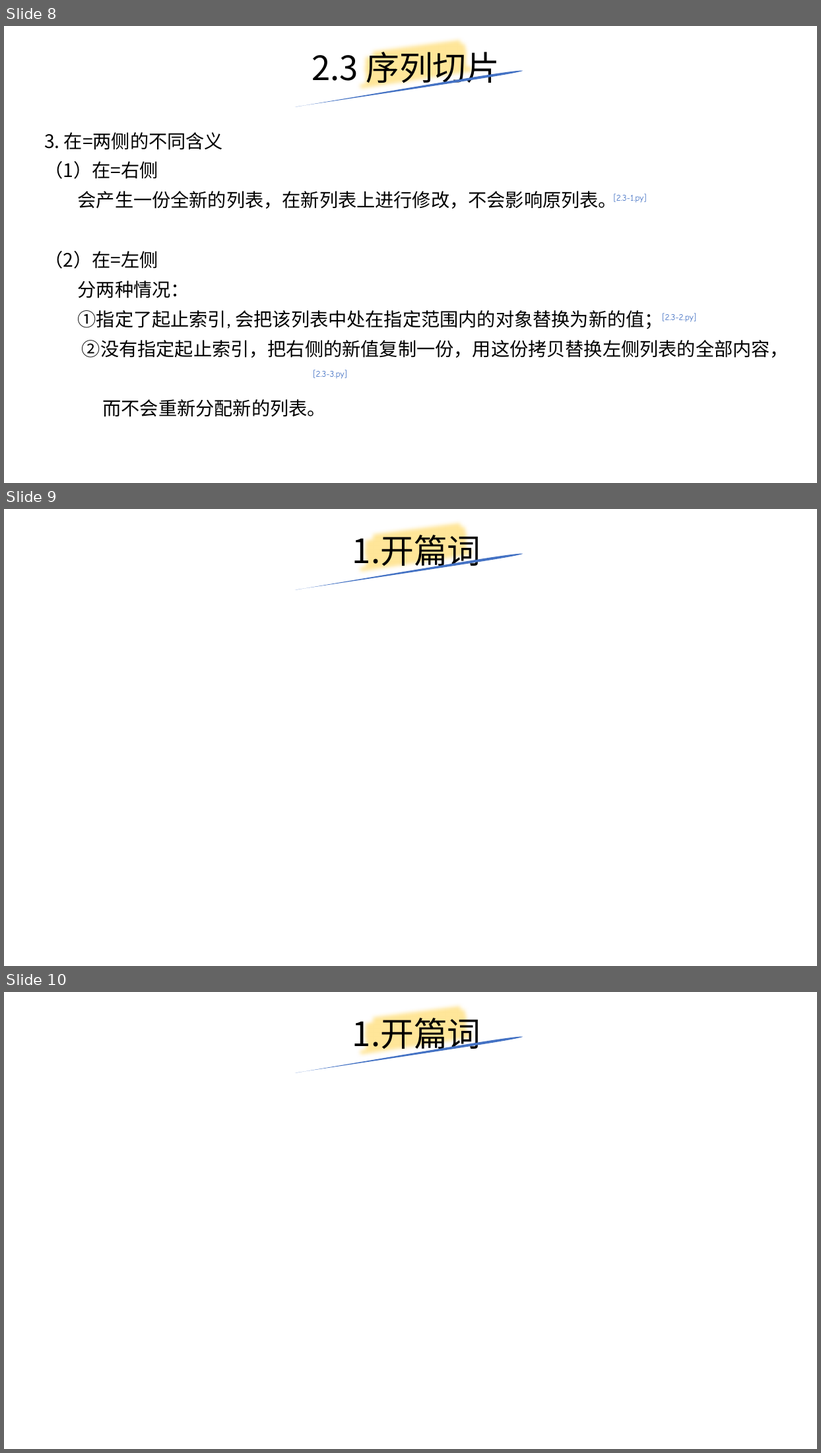
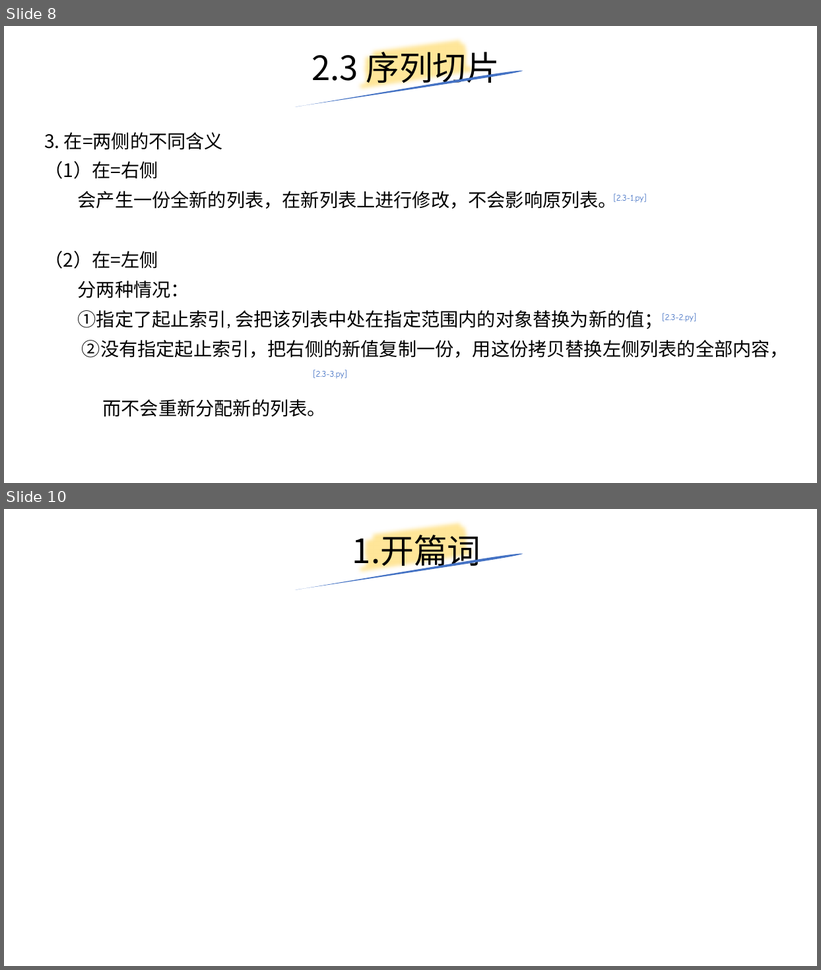
Before and after one commit to yiwenliu/CorePython, a slide deck: PPT/CorePython.pptx. Shown one above the other, each under a label of ours: slides 8, 9 and 10 before the commit, slides 8 and 10 after it; the slides between them are not shown. The pictures are 821x1453 and 821x970 pixels, drawn with LibreOffice and Linux fonts; fonts in the diff are those of the drawing. Boxes give left, top, right and bottom in pixels: in the first picture for what was removed or moved away, otherwise in the second. Text is boxed around its words. In the diff, an @@ line names an element or a change of style, - is before the commit and + after.

```diff
--- a/PPT/CorePython.pptx
+++ b/PPT/CorePython.pptx
@@ slide 9 removed at (4,509,817,966), background #FFFFFF @@
@@ freeform shape removed at (356,509,480,590) @@
@@ title removed at (352,529,481,572) @@
-1.开篇词
@@ freeform shape removed at (294,553,523,590) @@
```
Also in this commit, not shown: 1 slide added, 1 other file.
